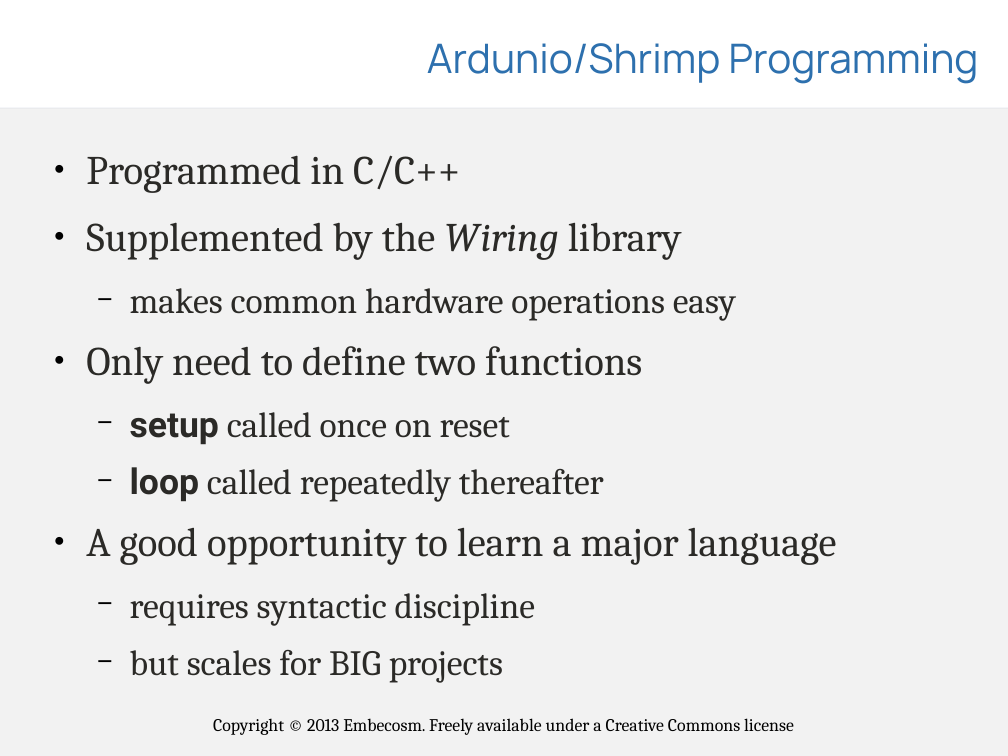
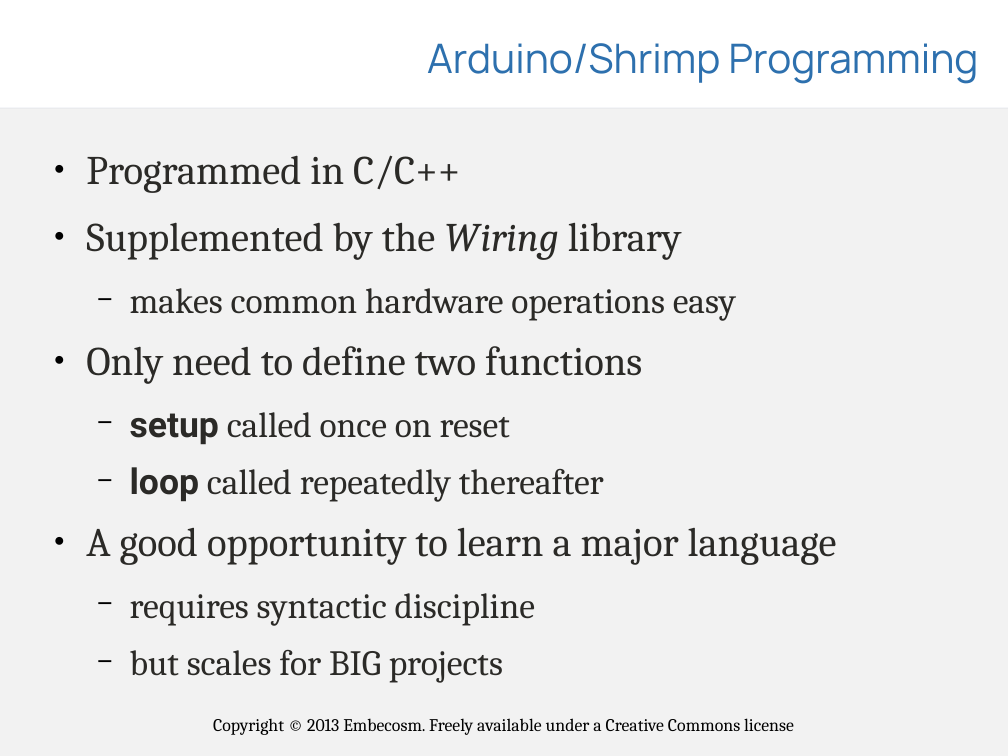
Before and after one commit to embecosm/shrimp-pov, a slide deck: slide 11 of presentations/shrimp-pov.odp. Drawn at 1008x756 pixels with LibreOffice and Linux fonts; fonts in the diff are those of the drawing; background and template pictures are left out. Boxes give left, top, right and bottom in pixels: in the first picture for what was removed or moved away, otherwise in the second. Text is boxed around its words. In the diff, an @@ line names an element or a change of style, - is before the commit and + after.

```diff
--- a/presentations/shrimp-pov.odp
+++ b/presentations/shrimp-pov.odp
@@ title at (x1=427, y1=43, x2=979, y2=84): text changed @@
-Ardunio/Shrimp Programming
+Arduino/Shrimp Programming
```
Also in this commit, not shown: 3 other slides changed, 2 other files.
